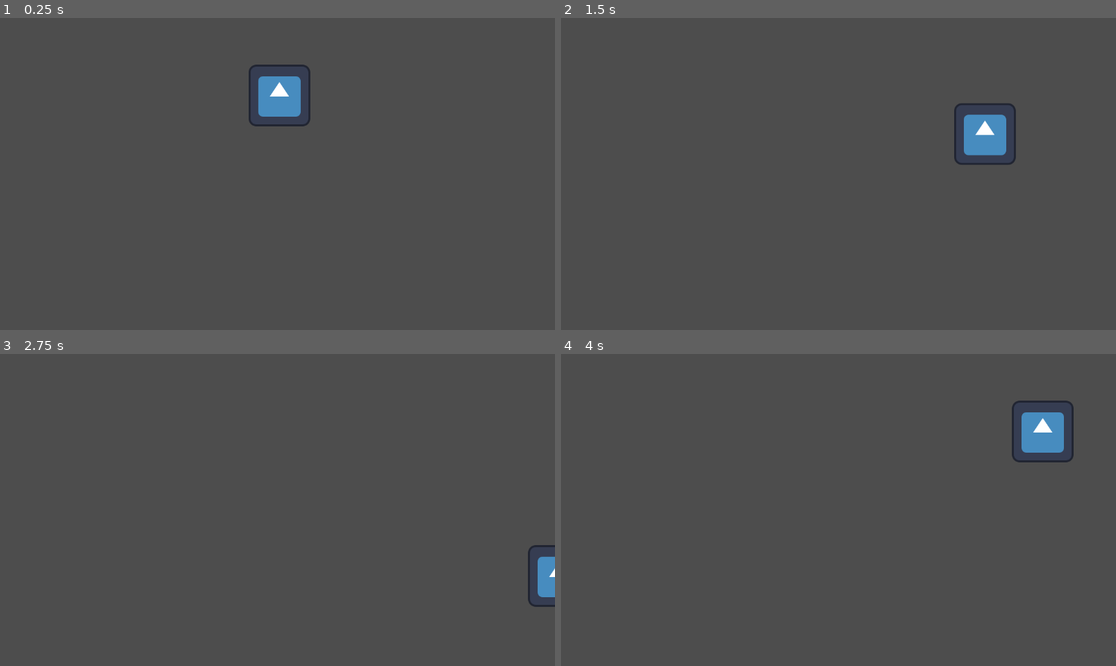
Above: before the commit, frames 1-4 (two rows, left to right).
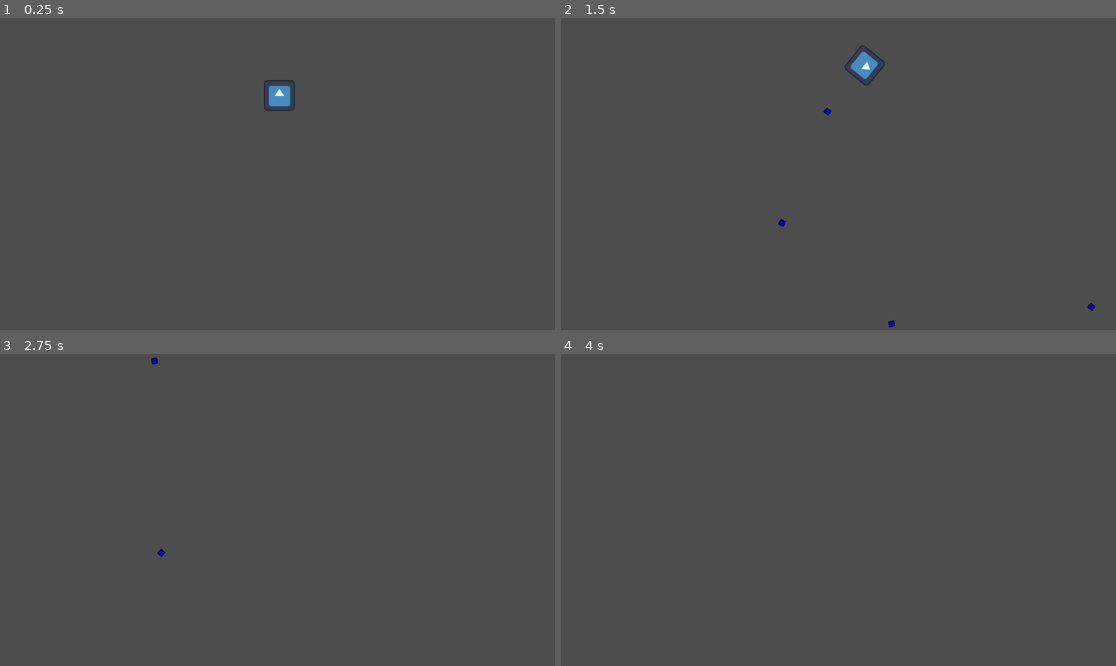
Above: after the commit, the same moments.

Repository: inthecrowsnest/BrainlessGameJam
Game: Godot game, scene res://scenes/test.tscn
Two runs of this game, one before a commit and one after it. Both use one fixed random seed, a clock stepped at 60 frames per second and the inputs below. The project has no main scene, so this scene is started directly. The engine's default icon, where the game draws it, is replaced by a stand-in: a white triangle on a blue panel in a dark square.
Inputs:
- Up to frame 1 (0.25 s): no input
- Up to frame 2 (1.5 s): tap Enter (ui_accept) at 0.5, 0.77 s; hold D (right) 0.53-1.28 s; hold Space (shoot, bound only after the commit) 0.53-1.28 s; hold S (down) from 1.28 s (still down); tap Space (shoot, bound only after the commit) at 1.35 s
- Up to frame 3 (2.75 s): tap Enter (ui_accept) at 1.52 s; release S (down) at 2.03 s; hold D (right) from 2.03 s (still down); hold Space (shoot, bound only after the commit) from 2.03 s (still down)
- Up to frame 4 (4 s): release D (right) at 2.78 s; release Space (shoot, bound only after the commit) at 2.78 s; hold W (up) 2.78-3.53 s; tap Space (shoot, bound only after the commit) at 2.85 s; tap Enter (ui_accept) at 3.02, 3.77 s; hold A (left) from 3.53 s (still down); hold Space (shoot, bound only after the commit) from 3.53 s (still down)

The runs differ from the first frame. In frame 1, 1.1% of the frame differs, in the area x 44-56%, y 14-35%; in frame 2, 1.7%, in the area x 39-97%, y 8-100%; in frame 3, 0.6%; in frame 4, 1.3%.

Commit message:
basic player movement and shooting
added simple asteroids style movement (rotation and forward/back) as well as shooting a simple projectile (bullet.tscn) via pressing the shoot key (currently space bar).

does not yet utilize physics for acceleration on player movement, so is still a little stiff, but playable. will consider adding more physics based movement for polish :)?

Diff:
--- a/brainless-game-jam/player.gd
+++ b/brainless-game-jam/player.gd
@@ -1,14 +1,40 @@
 extends CharacterBody2D
 
-# BASIC MOVEMENT SCRIPT FOR TESTING DIALOGUE BOX - plans to replace with state machine
-# straight ripped from the godot tutorial docs lol bc i was too lazy to find my old code to reuse
+#movement taken from godot intro to 2d tutorial
 # https://docs.godotengine.org/en/stable/tutorials/2d/2d_movement.html
+
+# shooting taken from this kidscancode.org godot recipe webpage
+# https://kidscancode.org/godot_recipes/4.x/2d/2d_shooting/index.html
+
+@onready var bullet_timer = %BulletDelay
+
 @export var speed = 400
+@export var rotation_speed = 1.5
+@export var bullet : PackedScene
+@export var fire_delay : float = 0.2
+
+var rotation_direction = 0
+var is_shooting = false
+
+func _unhandled_input(event: InputEvent) -> void:
+	if event.is_action_pressed("shoot"):
+		is_shooting = true
+	elif event.is_action_released("shoot"):
+		is_shooting = false
 
 func get_input():
-	var input_direction = Input.get_vector("left", "right", "up", "down")
-	velocity = input_direction * speed
+	rotation_direction = Input.get_axis("left", "right")
+	velocity = transform.x * Input.get_axis("down", "up") * speed
 
-func _physics_process(_delta):
+func _physics_process(delta):
 	get_input()
+	rotation += rotation_direction * rotation_speed * delta
 	move_and_slide()
+	if is_shooting and bullet_timer.is_stopped():
+		bullet_timer.start(fire_delay)
+		shoot()
+
+func shoot():
+	var b = bullet.instantiate()
+	owner.add_child(b)
+	b.transform = %BulletSpawnPoint.global_transform
--- a/brainless-game-jam/project.godot
+++ b/brainless-game-jam/project.godot
@@ -17,6 +17,11 @@
 [autoload]
 
 SignalBus="*res://scripts/singletons/SignalBus.gd"
+
+[global_group]
+
+Player=""
+Enemies=""
 
 [input]
 
@@ -40,6 +45,11 @@
 "events": [Object(InputEventKey,"resource_local_to_scene":false,"resource_name":"","device":-1,"window_id":0,"alt_press …(192 unchanged characters)…
 ]
 }
+shoot={
+"deadzone": 0.2,
+"events": [Object(InputEventKey,"resource_local_to_scene":false,"resource_name":"","device":-1,"window_id":0,"alt_pressed":false,"shift_pressed":false,"ctrl_pressed":false,"meta_pressed":false,"pressed":false,"keycode":0,"physical_keycode":32,"key_label":0,"unicode":32,"location":0,"echo":false,"script":null)
+]
+}
 
 [layer_names]
 
--- /dev/null
+++ b/brainless-game-jam/scenes/bullet.tscn
@@ -0,0 +1,22 @@
+[gd_scene load_steps=4 format=3 uid="uid://dolnox7f8ctia"]
+
+[ext_resource type="Texture2D" uid="uid://bwm0qk3vqs1n7" path="res://assets/icon.svg" id="1_mkf8s"]
+[ext_resource type="Script" uid="uid://chvjjnei4feyg" path="res://scripts/bullet.gd" id="1_y25gk"]
+
+[sub_resource type="RectangleShape2D" id="RectangleShape2D_y25gk"]
+size = Vector2(14, 13)
+
+[node name="bullet" type="Area2D"]
+script = ExtResource("1_y25gk")
+speed = 900
+
+[node name="CollisionShape2D" type="CollisionShape2D" parent="."]
+position = Vector2(0, -0.5)
+shape = SubResource("RectangleShape2D_y25gk")
+
+[node name="Sprite2D" type="Sprite2D" parent="."]
+modulate = Color(0, 0, 1, 1)
+scale = Vector2(0.1, 0.1)
+texture = ExtResource("1_mkf8s")
+
+[connection signal="body_entered" from="." to="." method="_on_body_entered"]
--- a/brainless-game-jam/scenes/player.tscn
+++ b/brainless-game-jam/scenes/player.tscn
@@ -1,7 +1,8 @@
-[gd_scene load_steps=5 format=3 uid="uid://cgbxshykbgxn8"]
+[gd_scene load_steps=6 format=3 uid="uid://cgbxshykbgxn8"]
 
 [ext_resource type="Texture2D" uid="uid://bwm0qk3vqs1n7" path="res://assets/icon.svg" id="1_3vyb7"]
 [ext_resource type="Script" uid="uid://113elroklowj" path="res://player.gd" id="1_g2els"]
+[ext_resource type="PackedScene" uid="uid://dolnox7f8ctia" path="res://scenes/bullet.tscn" id="2_qhqgy"]
 
 [sub_resource type="RectangleShape2D" id="RectangleShape2D_g2els"]
 size = Vector2(124, 126)
@@ -9,8 +10,12 @@
 [sub_resource type="RectangleShape2D" id="RectangleShape2D_qhqgy"]
 size = Vector2(128, 129)
 
-[node name="Player" type="CharacterBody2D"]
+[node name="Player" type="CharacterBody2D" groups=["Player"]]
+scale = Vector2(0.5, 0.5)
 script = ExtResource("1_g2els")
+speed = 800
+rotation_speed = 3.0
+bullet = ExtResource("2_qhqgy")
 
 [node name="DialogueInteractionArea" type="Area2D" parent="."]
 collision_layer = 2
@@ -26,3 +31,13 @@
 [node name="HitBox" type="CollisionShape2D" parent="."]
 position = Vector2(0, -0.5)
 shape = SubResource("RectangleShape2D_qhqgy")
+
+[node name="BulletSpawnPoint" type="Marker2D" parent="."]
+unique_name_in_owner = true
+position = Vector2(72, 0)
+scale = Vector2(2, 2)
+gizmo_extents = 34.5
+
+[node name="BulletDelay" type="Timer" parent="."]
+unique_name_in_owner = true
+one_shot = true
--- /dev/null
+++ b/brainless-game-jam/scripts/bullet.gd
@@ -0,0 +1,20 @@
+extends Area2D
+
+# TODO: current bullet only makes contact with enemies.
+# will want to tag enemy/player bullets so player doesnt get hit by own bullets?
+# shouldnt need two different bullet scenes for that, but may be quicker if we
+# need to spaghetti code it :/
+
+@export var speed = 750
+
+func _physics_process(delta):
+	position += transform.x * speed * delta
+
+func _on_body_entered(body: Node2D) -> void:
+#	if touches an enemy, delete the enemy node.
+	if body.is_in_group("Enemies"):
+		# TODO: replace with enemy damage function
+		body.queue_free()
+# remove bullet after making contact with an enemy
+# TODO: make a world boundary to delete bullets off screen?
+		queue_free()
Not shown, added: brainless-game-jam/scripts/bullet.gd.uid
